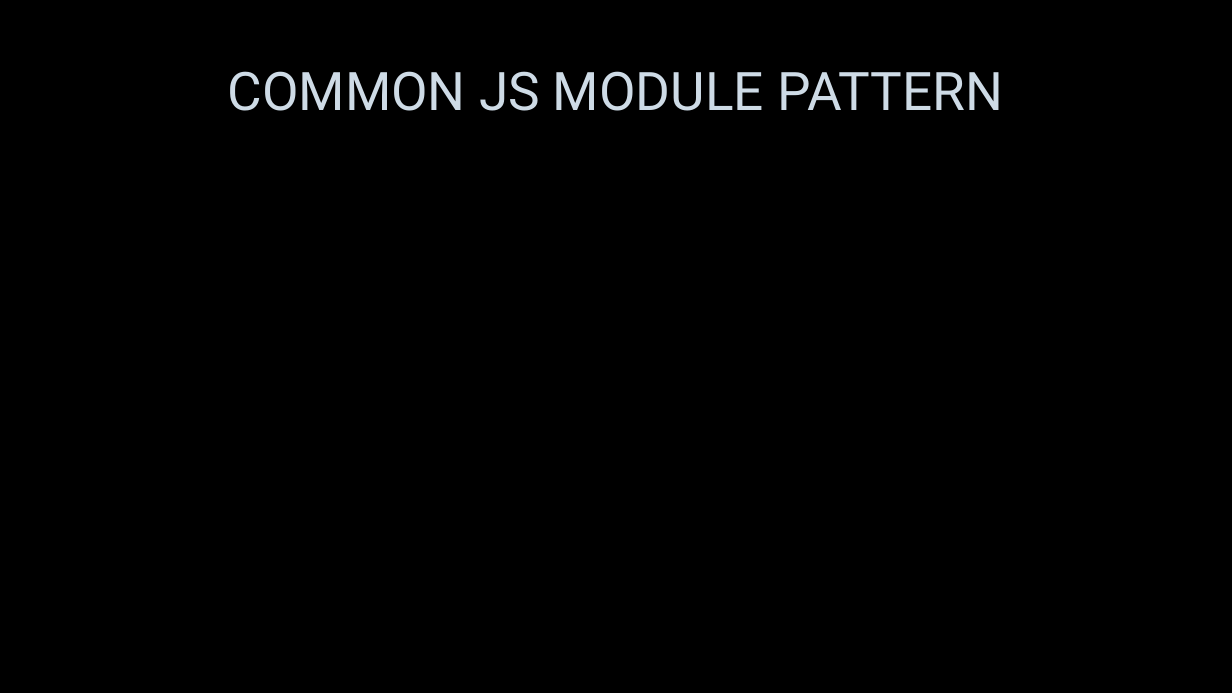
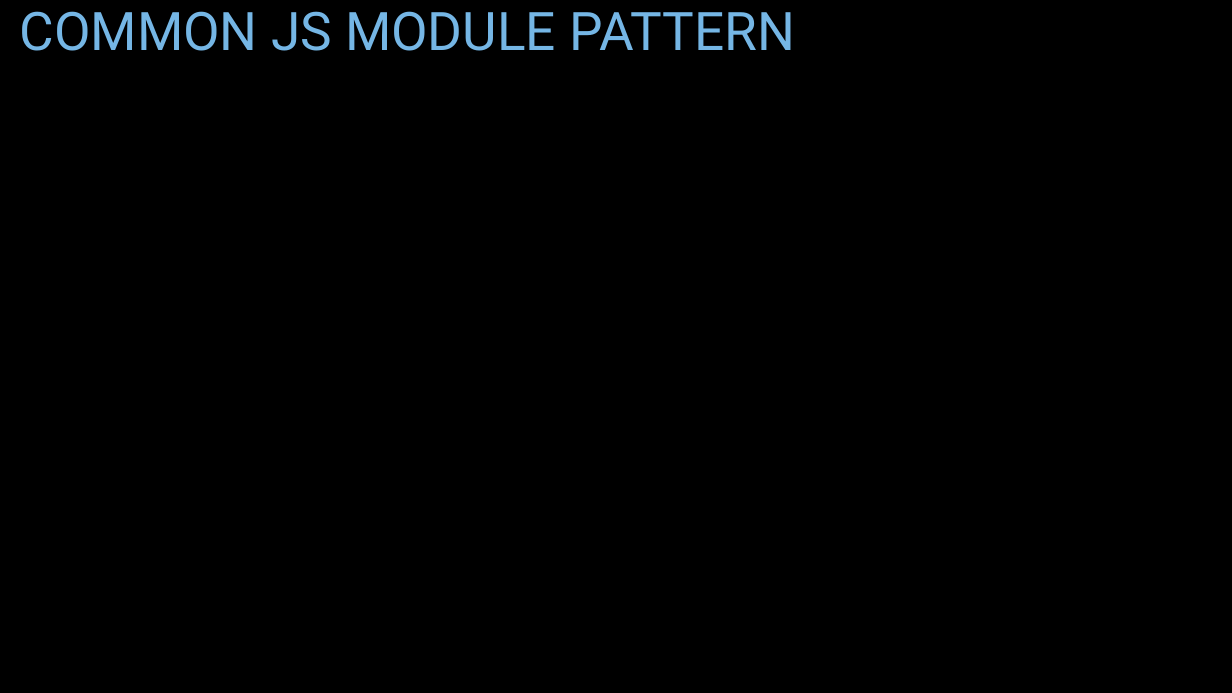
Before and after one commit to JhanaR/mylearnNode, a slide deck: slide 15 of BackEnd - Notes.pptx (slide 10 before the commit). Drawn at 1232x693 pixels with LibreOffice and Linux fonts; fonts in the diff are those of the drawing; background and template pictures are left out. Boxes give left, top, right and bottom in pixels: in the first picture for what was removed or moved away, otherwise in the second. Text is boxed around its words. In the diff, an @@ line names an element or a change of style, - is before the commit and + after.

```diff
--- a/BackEnd - Notes.pptx
+++ b/BackEnd - Notes.pptx
@@ title "COMMON JS MODULE PATTERN": place and size @@
-title "COMMON JS MODULE PATTERN" at [228, 71, 1003, 111]
+title "COMMON JS MODULE PATTERN" at [20, 11, 795, 51]
@@ title "COMMON JS MODULE PATTERN" at [20, 11, 795, 51]: text colour #CEDBE6 to #75B6E5; alignment centre to left; vertical alignment middle to top @@
```
Also in this commit, not shown: 7 other slides changed, 9 slides added, 1 slide removed, 5 other files.
